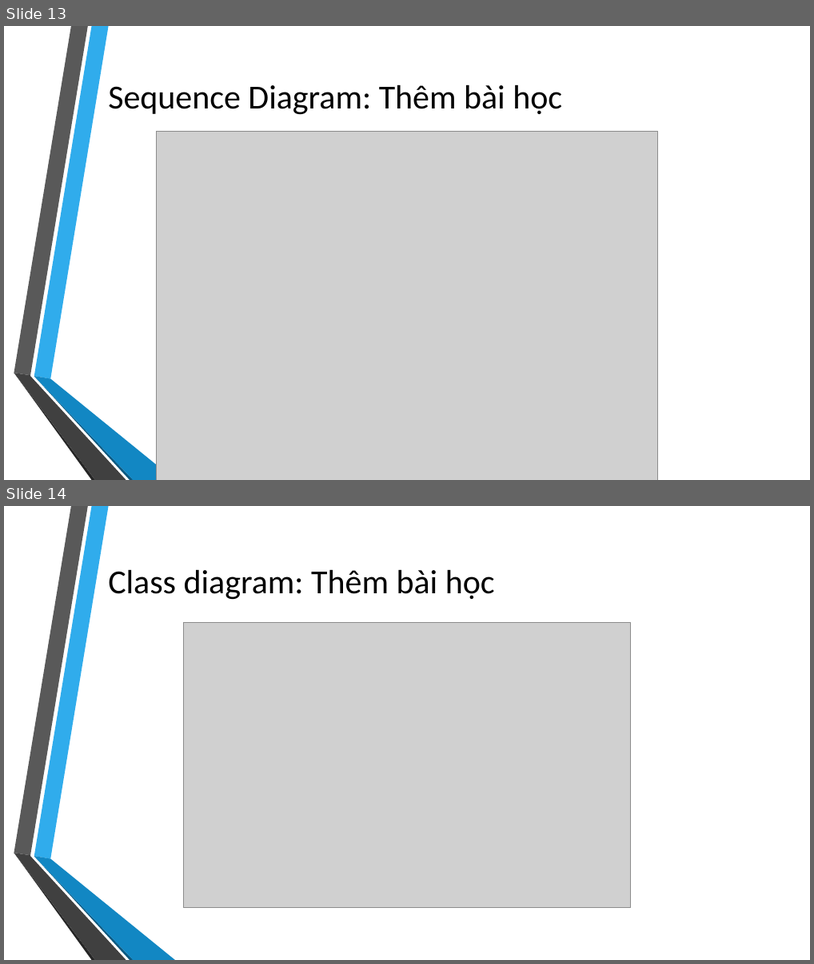
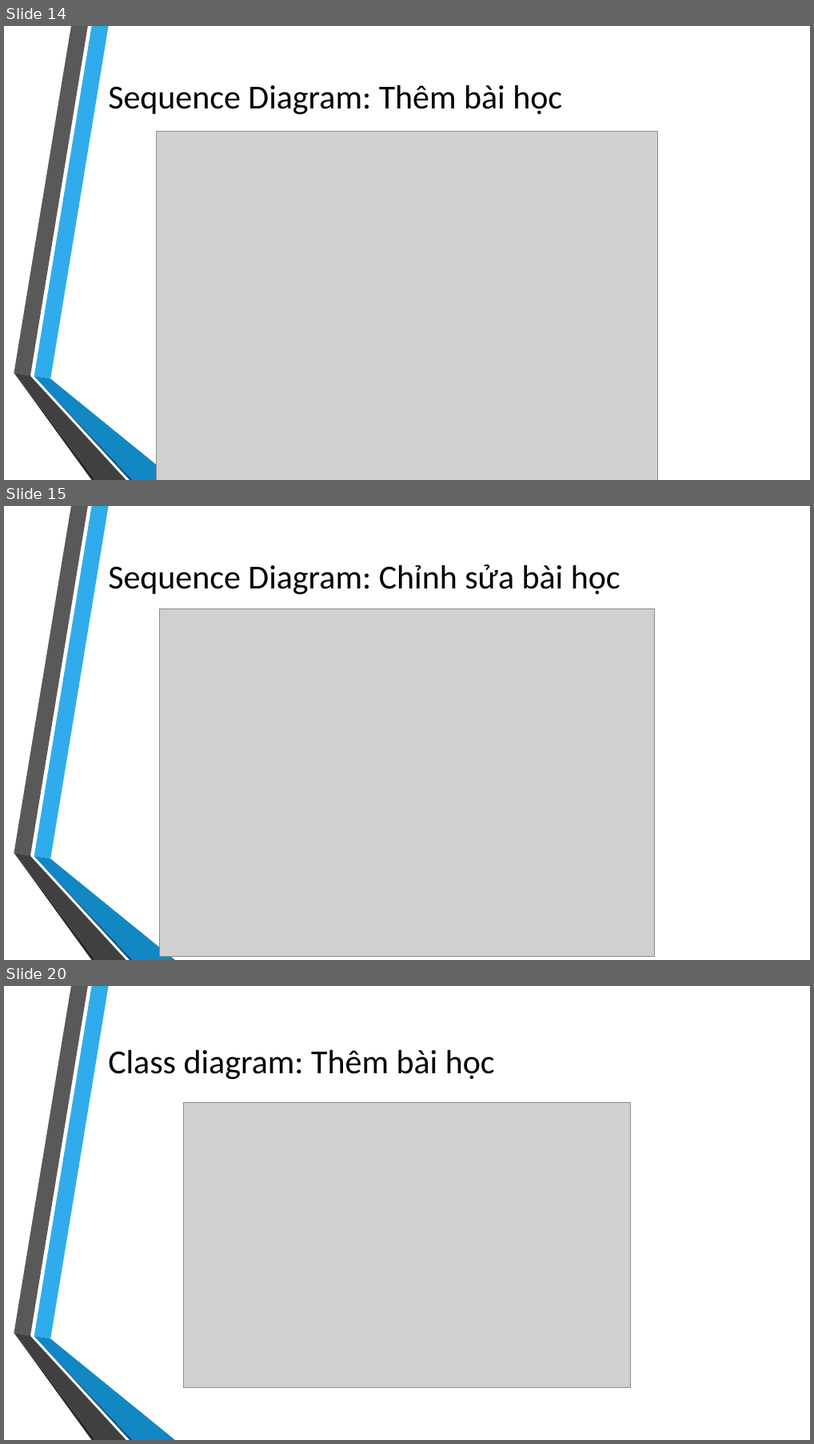
Before and after one commit to takiet60/SoftwareEngineering, a slide deck: CNPM.pptx. Shown one above the other, each under a label of ours: slides 13 and 14 before the commit, slides 14, 15 and 20 after it; the slides between them are not shown. The pictures are 814x964 and 814x1444 pixels, drawn with LibreOffice and Linux fonts; fonts in the diff are those of the drawing; grey boxes stand for pictures; background and template pictures are left out. Boxes give left, top, right and bottom in pixels: in the first picture for what was removed or moved away, otherwise in the second. Text is boxed around its words. In the diff, an @@ line names an element or a change of style, - is before the commit and + after.

```diff
--- a/CNPM.pptx
+++ b/CNPM.pptx
@@ slide 15 added at [4, 506, 810, 960], background picture (left out); not listed: 6 template elements that a slide beside it also shows @@
@@ title added at [108, 564, 621, 595], 40 pt, text #000000 @@
+Sequence Diagram: Chỉnh sửa bài học
@@ picture added at [159, 608, 655, 956] @@
@@ what was slide 13 is now slide 14 @@
@@ what was slide 14 is now slide 20 @@
```
Also in this commit, not shown: 9 other slides added, 1 other file.
